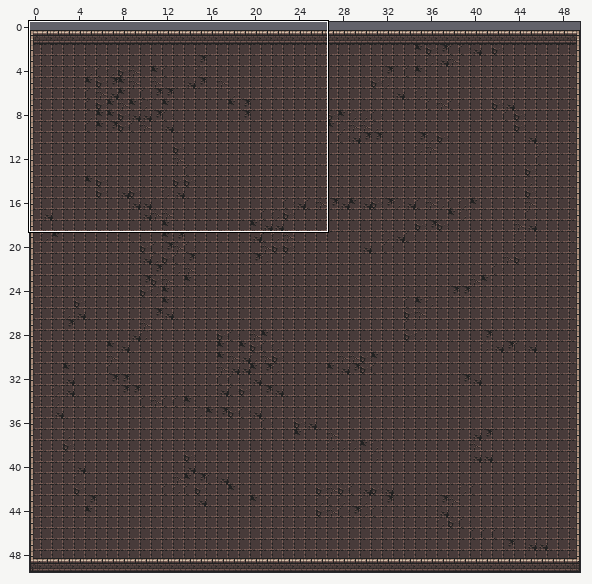
An edit to a level. Tiled map, assets/map/carte.tmx. The first picture is a wide view before the edit; the outline marks the close-up.
Close-up. Old version:
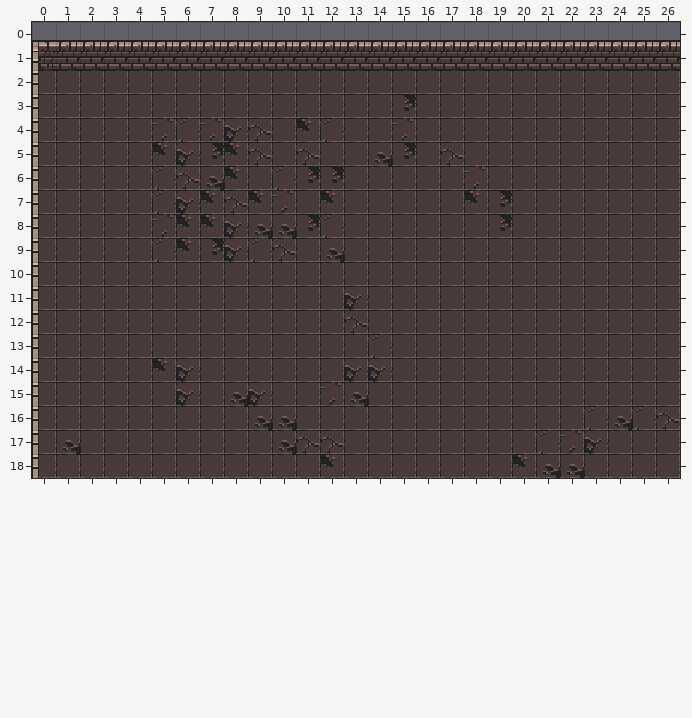
Cells are 16x16 px. Shown: x 0..26, y 0..18. The commit also changed other parts of the map, which this record leaves out.
The same view after the edit:
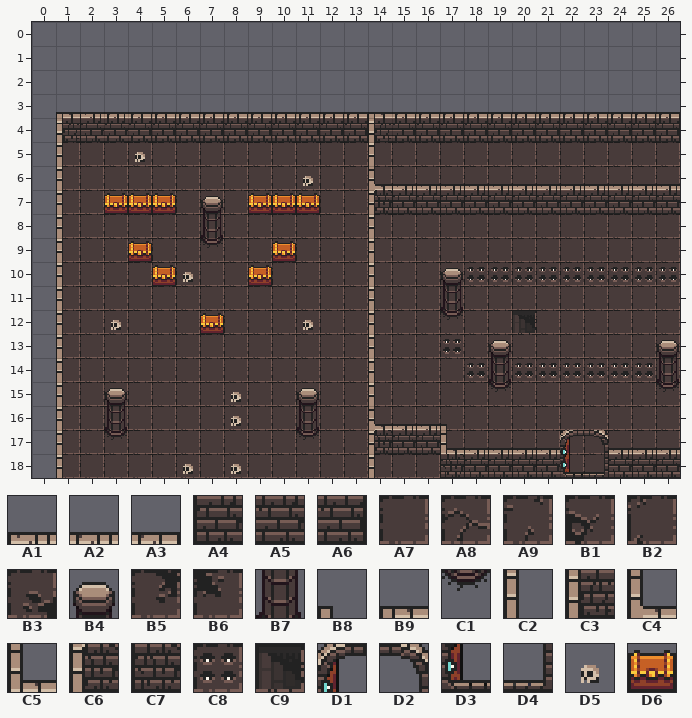
Key: from "0x72_DungeonTilesetII_v1.4": A1 1, A2 2, A3 3, A4 33, A5 34, A6 35, A7 129, A8 130, A9 131, B1 161, B2 162, B3 163, B4 165, B5 193, B6 194, B7 197, B8 225, B9 226, C1 229, C2 257, C3 258, C4 261, C5 290, C6 293, C7 322, C8 354, C9 357, D1 453, D2 454, D3 485, D4 486, D5 658, D6 659.
__ is an empty cell, ## one hidden under a higher layer.
Tiles replaced or removed in this view: A2, A5, A7, A8, A9, B1, B2, B3, B5, B6, B9, C2, C3.
Tiles of an added or newly shown layer are drawn over the layers below it.
Change:
Changed rows in their new state; .. is an unchanged cell.
Layer "sol":
first column x 0:
 1 __ __ __ __ __ __ __ __ __ __ __ __ __ __ __ __ __ __ __ __ __ __ __ __ __ __ __
 2 __ __ __ __ __ __ __ __ __ __ __ __ __ __ __ __ __ __ __ __ __ __ __ __ __ __ __
 3 __ __ __ __ __ __ __ __ __ __ __ __ __ __ __ __ __ __ __ __ __ __ __ __ __ __ __
 4 __ __ __ __ __ __ __ __ __ __ __ __ __ __ __ __ __ __ __ __ __ __ __ __ __ __ __
 5 __ .. .. .. .. A7 A7 A7 A7 A7 .. A7 .. .. A7 A7 .. A7 .. .. .. .. .. .. .. .. ..
 6 __ .. .. .. .. A7 A7 A7 A7 .. A7 A7 A7 .. .. .. .. .. A7 .. .. .. .. .. .. .. ..
 7 __ .. .. .. .. A7 A7 A7 A7 A7 A7 .. A7 .. .. .. .. .. ## ## .. .. .. .. .. .. ..
 8 __ .. .. .. .. A7 A7 A7 A7 A7 A7 A7 A7 .. .. .. .. .. .. A7 .. .. .. .. .. .. ..
 9 __ .. .. .. .. A7 A7 A7 A7 A7 A7 .. A7 .. .. .. .. .. .. .. .. .. .. .. .. .. ..
10 __ .. .. .. .. .. .. .. .. .. .. .. .. .. .. .. .. .. .. .. .. .. .. .. .. .. ..
11 __ .. .. .. .. .. .. .. .. .. .. .. .. A7 .. .. .. .. .. .. .. .. .. .. .. .. ..
12 __ .. .. .. .. .. .. .. .. .. .. .. .. A7 .. .. .. .. .. .. .. .. .. .. .. .. ..
13 __ .. .. .. .. .. .. .. .. .. .. .. .. .. A7 .. .. .. .. .. .. .. .. .. .. .. ..
14 __ .. .. .. .. A7 A7 .. .. .. .. .. .. A7 A7 .. .. .. .. .. .. .. .. .. .. .. ..
15 __ .. .. .. .. .. A7 .. A7 A7 .. .. A7 A7 .. .. .. .. .. .. .. .. .. .. .. .. ..
16 __ .. .. .. .. .. .. .. .. A7 A7 .. .. .. .. .. .. .. .. .. .. .. .. A7 A7 A7 A7
17 __ A7 .. .. .. .. .. .. .. .. A7 A7 A7 .. .. .. .. .. .. .. .. A7 A7 A7 .. .. ..
18 __ .. .. .. .. .. .. .. .. .. .. .. A7 .. .. .. .. .. .. .. ## ## A7 .. .. .. ..
Layer "piege" (added):
first column x 7:
10 .. .. .. .. .. .. .. .. .. .. .. C8 C8 C8 C8 C8 C8 C8 C8 C8
12 D6 .. .. .. .. .. .. .. .. .. .. .. .. .. .. .. .. .. .. ..
13 .. .. .. .. .. .. .. .. .. .. C8 .. .. .. .. .. .. .. .. ..
14 .. .. .. .. .. .. .. .. .. .. .. C8 .. C8 C8 C8 C8 C8 C8 ..
Layer "mur":
first column x 0:
 0 __ __ __ __ __ __ __ __ __ __ __ __ __ __ __ __ __ __ __ __ __ __ __ __ __ __ __
 1 __ __ __ __ __ __ __ __ __ __ __ __ __ __ __ __ __ __ __ __ __ __ __ __ __ __ __
 2 __ .. .. .. .. .. .. .. .. .. .. .. .. .. .. .. .. .. .. .. .. .. .. .. .. .. ..
 3 __ B9 A1 A2 A3 A3 A3 A3 A3 A3 A3 A3 A3 A3 B9 A3 A3 A3 A3 A3 A3 A3 A3 A3 A3 A3 A3
 4 __ C3 A4 A5 A6 A6 A6 A6 A6 A6 A6 A6 A6 A6 C3 A6 A6 A6 A6 A6 A6 A6 A6 A6 A6 A6 A6
 5 __ C2 .. .. .. .. .. .. .. .. .. .. .. .. C2 .. .. .. .. .. .. .. .. .. .. .. ..
 6 __ C2 .. .. .. .. .. .. .. .. .. .. .. .. C4 A1 A1 A1 A1 A1 A1 A1 A1 A1 A1 A1 A1
 7 __ C2 .. .. .. .. .. B4 .. .. .. .. .. .. C6 A4 A4 A4 A4 A4 A4 A4 A4 A4 A4 A4 A4
 8 __ C2 .. .. .. .. .. B7 .. .. .. .. .. .. C2 .. .. .. .. .. .. .. .. .. .. .. ..
 9 __ C2 .. .. .. .. .. C1 .. .. .. .. .. .. C2 .. .. .. .. .. .. .. .. .. .. .. ..
10 __ C2 .. .. .. .. .. .. .. .. .. .. .. .. C2 .. .. B4 .. .. .. .. .. .. .. .. ..
11 __ C2 .. .. .. .. .. .. .. .. .. .. .. .. C2 .. .. B7 .. .. .. .. .. .. .. .. ..
12 __ C2 .. .. .. .. .. .. .. .. .. .. .. .. C2 .. .. C1 .. .. .. .. .. .. .. .. ..
13 __ C2 .. .. .. .. .. .. .. .. .. .. .. .. C2 .. .. .. .. B4 .. .. .. .. .. .. B4
14 __ C2 .. .. .. .. .. .. .. .. .. .. .. .. C2 .. .. .. .. B7 .. .. .. .. .. .. B7
15 __ C2 .. B4 .. .. .. .. .. .. .. B4 .. .. C2 .. .. .. .. C1 .. .. .. .. .. .. C1
16 __ C2 .. B7 .. .. .. .. .. .. .. B7 .. .. C4 A1 A1 B8 .. .. .. .. .. .. .. .. ..
17 __ C2 .. C1 .. .. .. .. .. .. .. C1 .. .. C6 A4 A4 C5 A1 A1 A1 A1 D1 D2 A1 A1 A1
18 __ C2 .. .. .. .. .. .. .. .. .. .. .. .. C2 .. .. C7 A4 A4 A4 A4 D3 D4 A4 A4 A4
Layer "decors" (added):
first column x 3:
 5 .. D5 .. .. .. .. .. .. .. .. .. .. .. .. .. .. .. ..
 6 .. .. .. .. .. .. .. .. D5 .. .. .. .. .. .. .. .. ..
 7 D6 D6 D6 .. .. .. D6 D6 D6 .. .. .. .. .. .. .. .. ..
 9 .. D6 .. .. .. .. .. D6 .. .. .. .. .. .. .. .. .. ..
10 .. .. D6 D5 .. .. D6 .. .. .. .. .. .. .. .. .. .. ..
12 D5 .. .. .. .. .. .. .. D5 .. .. .. .. .. .. .. .. C9
15 .. .. .. .. .. D5 .. .. .. .. .. .. .. .. .. .. .. ..
16 .. .. .. .. .. D5 .. .. .. .. .. .. .. .. .. .. .. ..
18 .. .. .. D5 .. D5 .. .. .. .. .. .. .. .. .. .. .. ..
